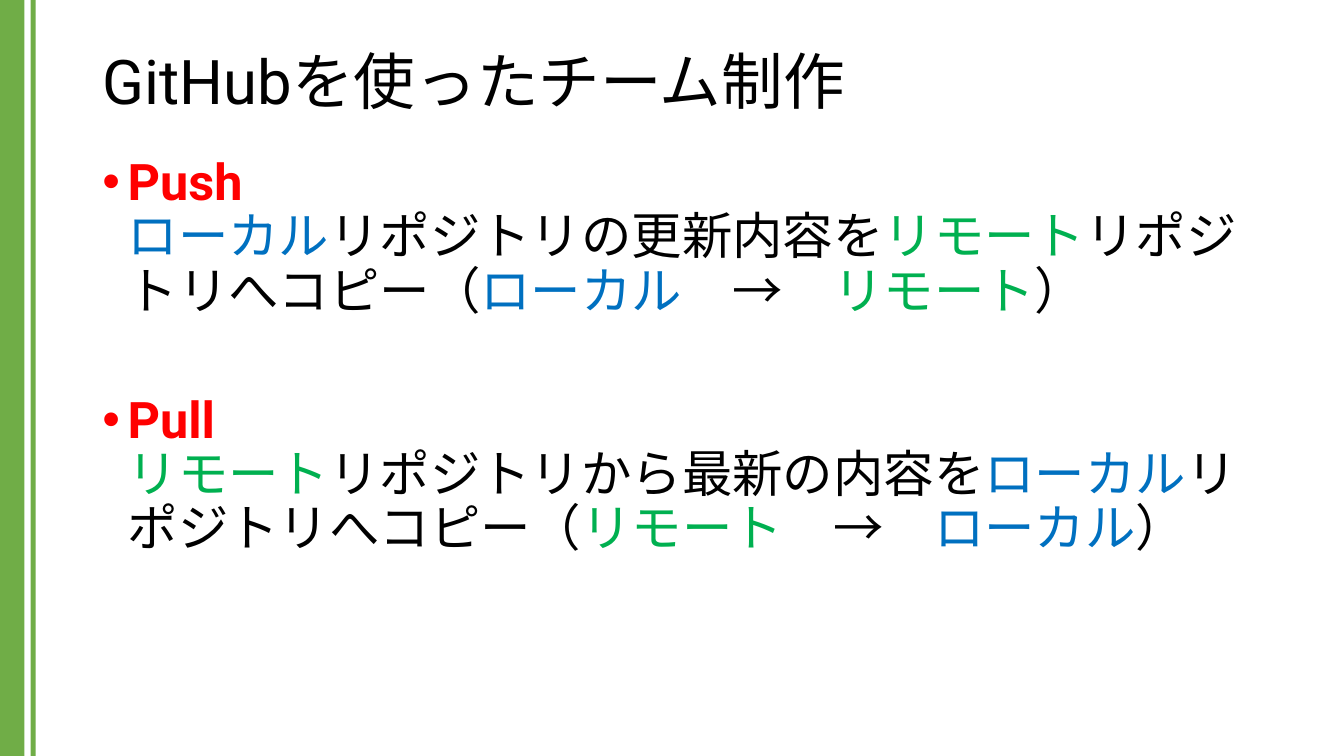
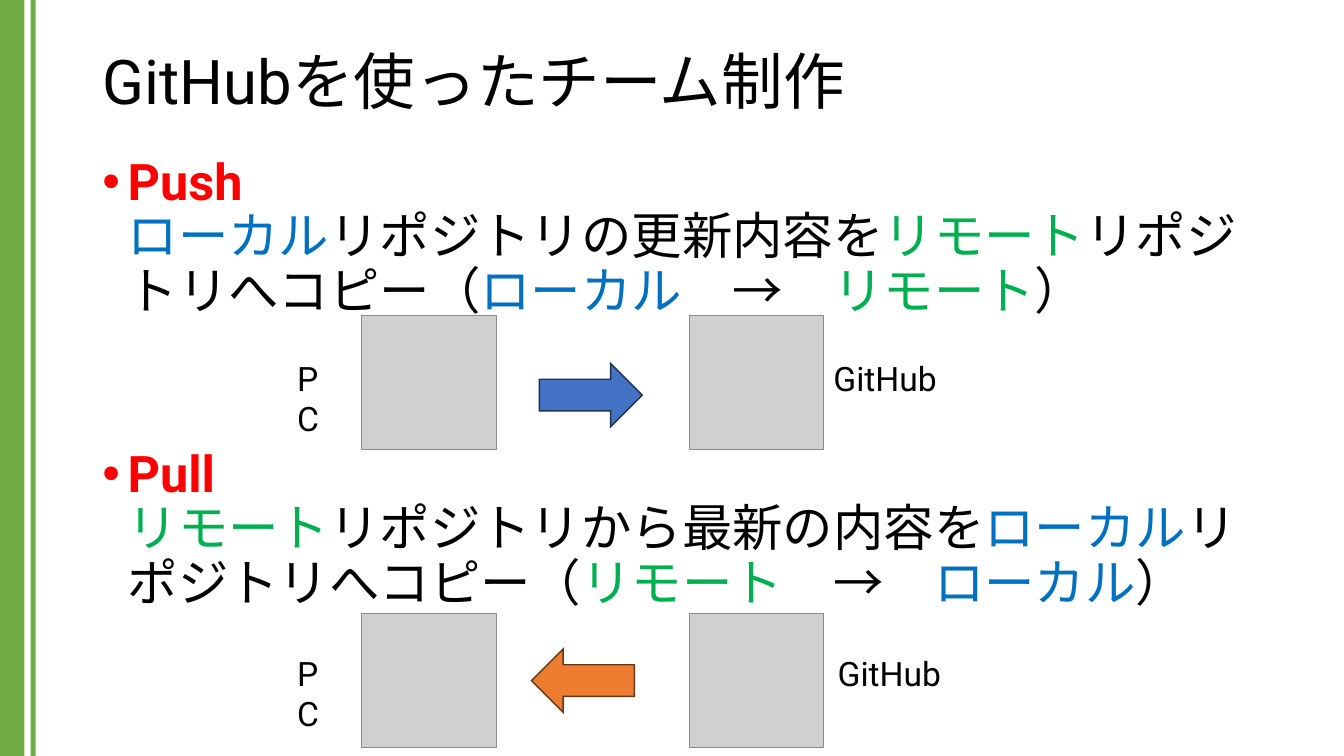
Before and after one commit to kic-murata/cpp2024, a slide deck: slide 27 of 授業資料/GitHubを用いたチーム制作.pptx. Drawn at 1344x756 pixels with LibreOffice and Linux fonts; fonts in the diff are those of the drawing; grey boxes stand for pictures. Boxes give left, top, right and bottom in pixels: in the first picture for what was removed or moved away, otherwise in the second. Text is boxed around its words. In the diff, an @@ line names an element or a change of style, - is before the commit and + after.

```diff
--- a/授業資料/GitHubを用いたチーム制作.pptx
+++ b/授業資料/GitHubを用いたチーム制作.pptx
@@ text "Push ローカルリポジトリの更新内容をリモートリポジトリへコピー（ローカル → リモート）" rewrapped from (128,162,1237,551) to (128,162,1237,614) @@
@@ picture added at (362,316,496,450) @@
@@ picture added at (690,316,824,450) @@
@@ text added at (287,353,350,403), 24 pt, text #000000 @@
+PC
@@ right arrow added at (539,364,642,427), fill #4472C4, outline #1E3256 1 pt @@
@@ text added at (833,365,936,392), 24 pt, text #000000 @@
+GitHub
@@ picture added at (362,614,496,748) @@
@@ picture added at (690,614,824,748) @@
@@ text added at (287,648,350,699), 24 pt, text #000000 @@
+PC
@@ right arrow added at (531,649,634,713), fill #ED7D31, outline #683715 1 pt @@
@@ text added at (838,660,941,687), 24 pt, text #000000 @@
+GitHub
```
Also in this commit, not shown: 23 other slides changed, 1 slide added, 1 other file.
